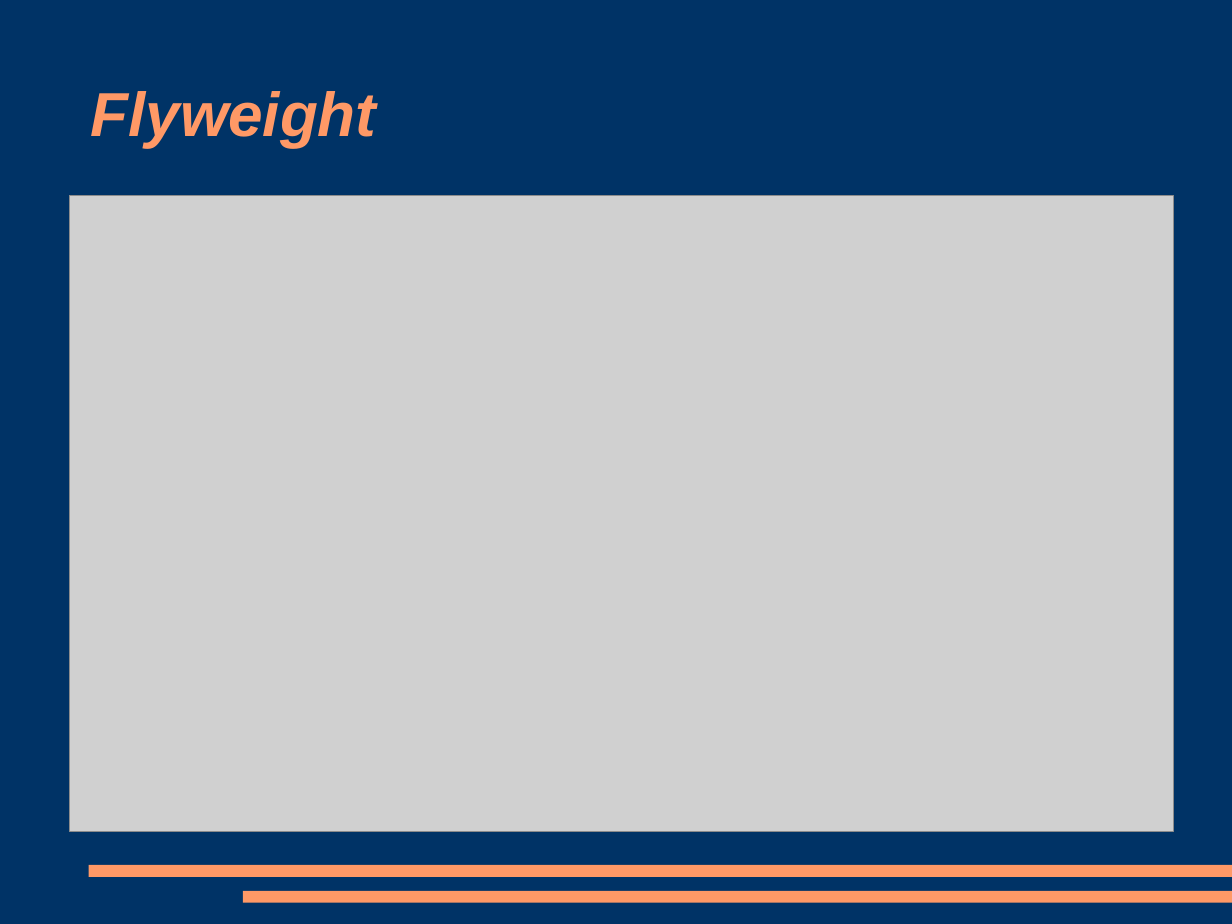
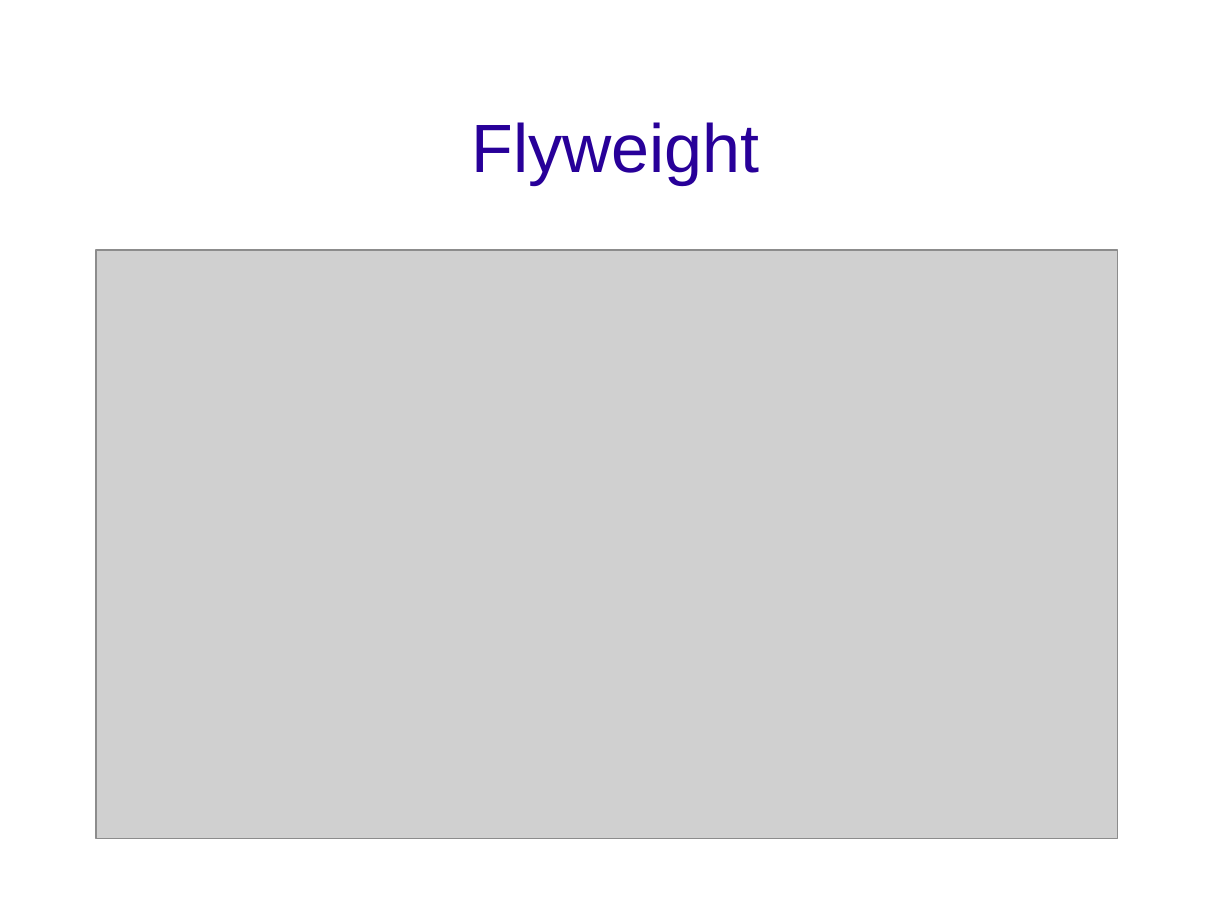
Before and after one commit to gregsymons/singletons-are-evil, a slide deck: slide 9 of presentation.odp (slide 8 before the commit). Drawn at 1232x924 pixels with LibreOffice and Linux fonts; fonts in the diff are those of the drawing; grey boxes stand for pictures; background and template pictures are left out. Boxes give left, top, right and bottom in pixels: in the first picture for what was removed or moved away, otherwise in the second. Text is boxed around its words. In the diff, an @@ line names an element or a change of style, - is before the commit and + after.

```diff
--- a/presentation.odp
+++ b/presentation.odp
@@ background #003366 to picture (left out) @@
@@ title "Flyweight": place and size @@
-title "Flyweight" at [91,91,377,147]
+title "Flyweight" at [472,122,760,184]
@@ title "Flyweight" at [472,122,760,184]: size 40 to 44 pt, text colour #FF9966 to #280099, bold off, italic off; alignment left to centre @@
@@ picture: place and size @@
-picture at [69,196,1174,832]
+picture at [96,250,1118,838]
@@ rectangle removed at [88,865,1232,878] @@
@@ rectangle removed at [243,891,1232,903] @@
```
Also in this commit, not shown: 11 other slides changed, 2 slides added, 1 other file.
